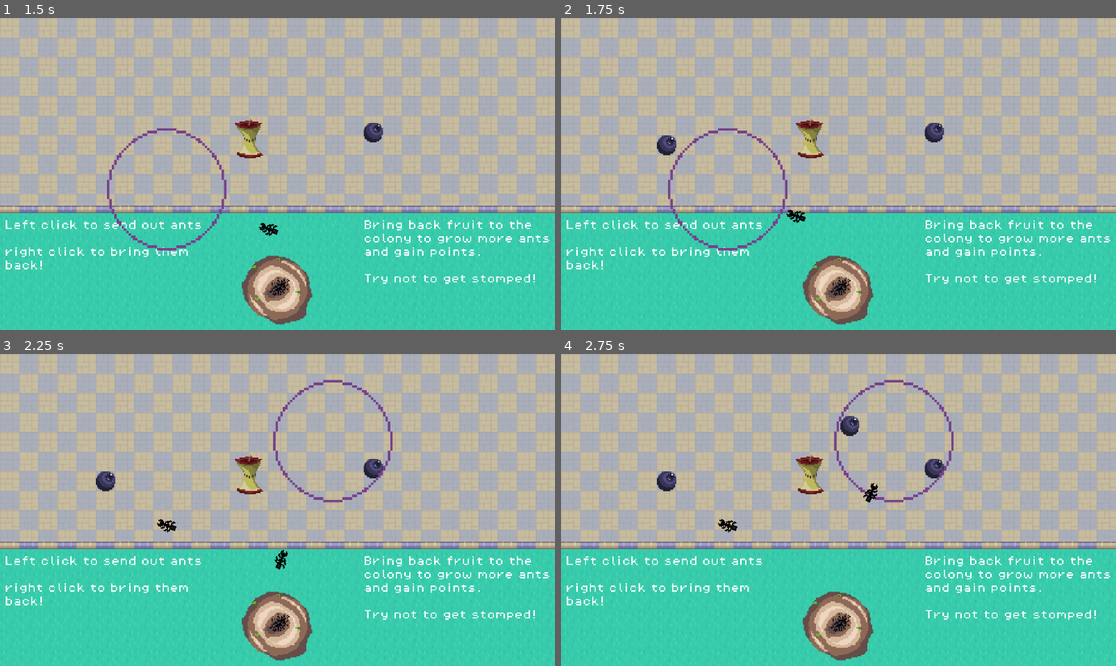
Above: before the commit, frames 1-4 (two rows, left to right).
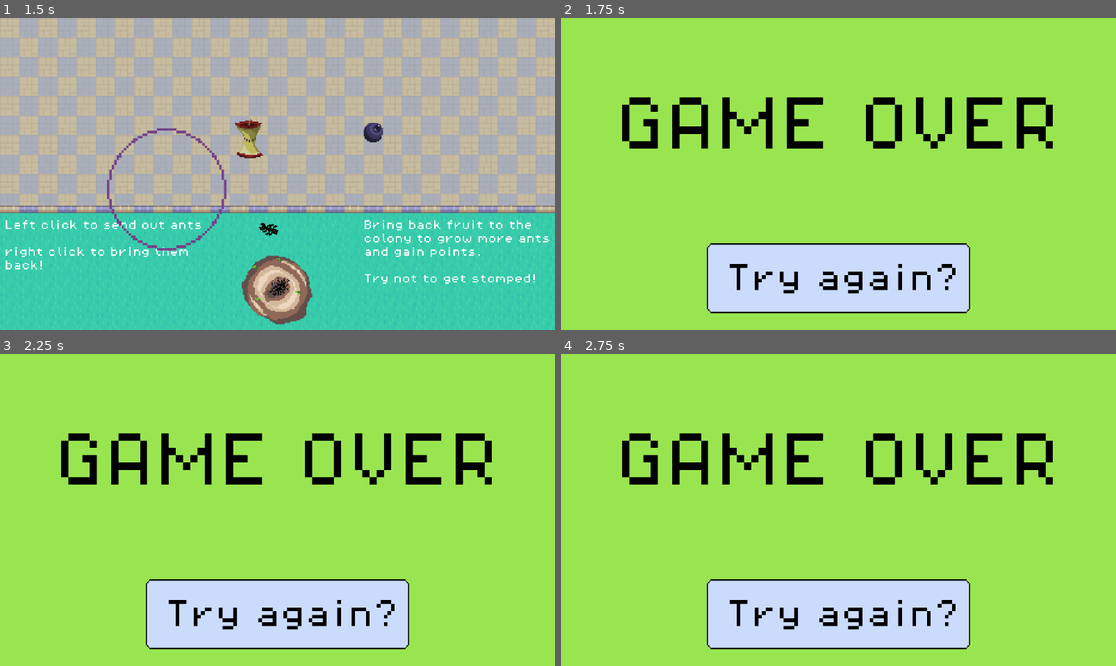
Above: after the commit, the same moments.

Repository: kiankiko9999/KDS-Ants
Game: Godot game, scene res://Scenes/MainMenu.tscn
Same seed, same stepped clock (60 frames per second), same inputs: the game is played once before the commit and once after it. Sound files missing from this copy of the repository are replaced by a short silence.
Inputs (mouse positions are in pixels of both pictures, inside the frame that each line leads up to):
- Up to frame 1 (1.5 s): tap Enter at 0.5, 1.25 s; move the mouse to (144, 227) at 0.52 s; click (144, 227) at 0.67 s; move the mouse to (166, 189) at 1.27 s; click (166, 189) at 1.42 s
- Up to frame 2 (1.75 s): no input
- Up to frame 3 (2.25 s): tap Enter at 2 s; move the mouse to (333, 441) at 2.02 s; click (333, 441) at 2.17 s
- Up to frame 4 (2.75 s): no input

Frame 1 is identical in both runs. In frame 2, 100% of the frame differs, in the area x 0-100%, y 0-100%; in frame 3, 100%; in frame 4, 100%.
Error after the commit: Cannot call method 'change_scene_to_file' on a null value. (res://Scripts/ant_controller.gd:54)

Commit message:
Game over function

Diff:
--- a/kds-project-1/Scenes/credits.tscn
+++ b/kds-project-1/Scenes/credits.tscn
@@ -5,7 +5,7 @@
 [ext_resource type="FontFile" uid="uid://dybupmd1l8lot" path="res://Assets/fonts/PixelOperator8.ttf" id="3_ccovl"]
 
 [sub_resource type="RectangleShape2D" id="RectangleShape2D_gryuy"]
-size = Vector2(72, 30)
+size = Vector2(220, 57)
 
 [node name="Credits" type="Sprite2D" unique_id=954271052]
 texture = ExtResource("1_r18jl")
--- /dev/null
+++ b/kds-project-1/Scenes/game_over.tscn
@@ -0,0 +1,24 @@
+[gd_scene format=3 uid="uid://18kywlp8asir"]
+
+[ext_resource type="Texture2D" uid="uid://duymmpngjc0gc" path="res://Assets/Sprites/Game Over.png" id="1_8fo1c"]
+[ext_resource type="Script" uid="uid://6y60xhp1e7tm" path="res://Scripts/Credits.gd" id="2_ek8ke"]
+
+[sub_resource type="RectangleShape2D" id="RectangleShape2D_gryuy"]
+size = Vector2(220, 57)
+
+[node name="Game Over" type="Sprite2D" unique_id=954271052]
+texture = ExtResource("1_8fo1c")
+centered = false
+script = ExtResource("2_ek8ke")
+
+[node name="Back" type="Area2D" parent="." unique_id=937129690]
+
+[node name="CollisionShape2D" type="CollisionShape2D" parent="Back" unique_id=1712713919]
+position = Vector2(232, 213.5)
+shape = SubResource("RectangleShape2D_gryuy")
+
+[node name="Camera2D" type="Camera2D" parent="." unique_id=1076931798]
+position = Vector2(0, -256)
+offset = Vector2(0, 256)
+anchor_mode = 0
+zoom = Vector2(2.483, 2.532)
--- a/kds-project-1/Scripts/ant_controller.gd
+++ b/kds-project-1/Scripts/ant_controller.gd
@@ -7,7 +7,7 @@
 var ants_in_nest: int = 10  # Starting ants in the nest
 
 func _ready():
-
+	gameover()
 	print("Ants in nest: ", ants_in_nest)
 
 func _input(event: InputEvent):
@@ -45,6 +45,12 @@
 	ants_in_nest += 1
 	print("Ant returned! Ants in nest: ", ants_in_nest)
 
-
+func gameover():
+	await get_tree().create_timer(1.0).timeout
+	for ant in get_parent().get_children():
+		if ant.has_method("return_to_nest"):
+			gameover()
+		else:
+			get_tree().change_scene_to_file("res://Scenes/game_over.tscn")
 func _on_area_2d_body_entered(body: Node2D) -> void:
 	pass # Replace with function body.
